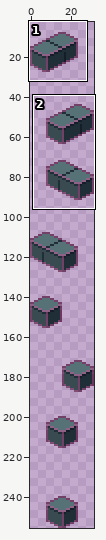
One commit to this pixel-art file: assets/img/blocks_buildings_bricks.aseprite. Above, an overview of the earlier version with the close-up marked.
Close-up. Old version:
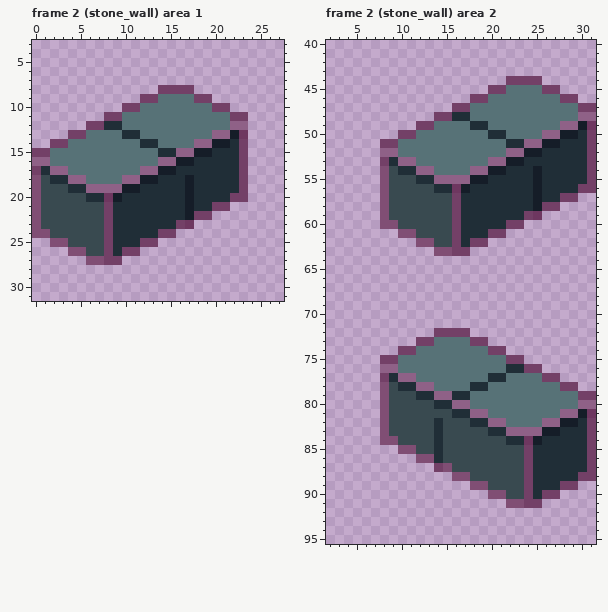
32x256 pixels, 6 frames. Shown: frame 2 (stone_wall) area 1: x 0..27, y 3..31; frame 2 (stone_wall) area 2: x 2..31, y 40..95. The wide view leaves out empty margins. The commit also changed other frames or places, which this record leaves out.
After:
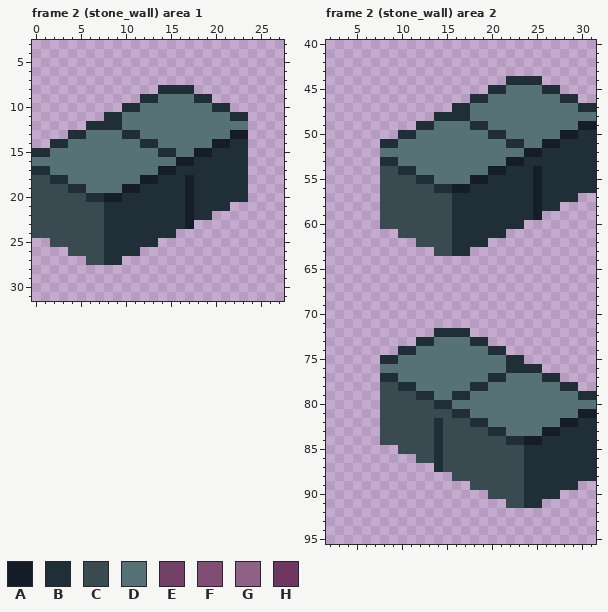
Palette (. is transparent): A #151d28  B #202e37  C #394a50  D #577277  E #734067  F #804e74  G #8f6187  H #6e3760
What changed:
layer "Helper" now hidden
--- frame 2 (stone_wall) area 1
@@ x 0..27 @@
  7 ............................
- 8 ..............EEEE..........
- 9 ............EEDDDDEE........
-10 ..........EEDDDDDDDDEE......
-11 ........EEDDDDDDDDDDDDEE....
-12 ......EEBBDDDDDDDDDDDDGG....
-13 ....EEDDDDBBDDDDDDDDGGAH....
-14 ..EEDDDDDDDDBBDDDDGGAABE....
-15 EEDDDDDDDDDDDDBBGGAABBBE....
-16 GGDDDDDDDDDDDDGGAABBBBBE....
-17 EBGGDDDDDDDDGGAABBBBBBBE....
-18 FCBBGGDDDDGGAABBBABBBBBE....
-19 FCCCBBGGGGAABBBBBABBBBBE....
-20 FCCCCCBBHABBBBBBBABBBBEE....
-21 FCCCCCCCEBBBBBBBBABBEE......
-22 FCCCCCCCEBBBBBBBBAEE........
-23 FCCCCCCCEBBBBBBBEH..........
-24 FFCCCCCCEBBBBBEE............
-25 ..FFCCCCEBBBEE..............
-26 ....FFCCEBEE................
-27 ......FFEE..................
+ 8 ..............BBBB..........
+ 9 ............BBDDDDBB........
+10 ..........BBDDDDDDDDBB......
+11 ........BBDDDDDDDDDDDDBB....
+12 ......BBBBDDDDDDDDDDDDDD....
+13 ....BBDDDDBBDDDDDDDDDDAA....
+14 ..BBDDDDDDDDBBDDDDDDAABB....
+15 BBDDDDDDDDDDDDBBDDAABBBB....
+16 DDDDDDDDDDDDDDDDAABBBBBB....
+17 BBDDDDDDDDDDDDAABBBBBBBB....
+18 CCBBDDDDDDDDAABBBABBBBBB....
+19 CCCCBBDDDDAABBBBBABBBBBB....
+20 CCCCCCBBAABBBBBBBABBBBBB....
+21 CCCCCCCCBBBBBBBBBABBBB......
+22 CCCCCCCCBBBBBBBBBABB........
+23 CCCCCCCCBBBBBBBBBA..........
+24 CCCCCCCCBBBBBBBB............
+25 ..CCCCCCBBBBBB..............
+26 ....CCCCBBBB................
+27 ......CCBB..................
 28 ............................
--- frame 2 (stone_wall) area 2
@@ x 2..31 @@
 43 ..............................
-44 ....................EEEE......
-45 ..................EEDDDDEE....
-46 ................EEDDDDDDDDEE..
-47 ..............EEDDDDDDDDDDDDEE
-48 ............EEBBDDDDDDDDDDDDGG
-49 ..........EEDDDDBBDDDDDDDDGGAH
-50 ........EEDDDDDDDDBBDDDDGGAABE
-51 ......EEDDDDDDDDDDDDBBGGAABBBE
-52 ......GGDDDDDDDDDDDDGGAABBBBBE
-53 ......EBGGDDDDDDDDGGAABBBBBBBE
-54 ......FCBBGGDDDDGGAABBBABBBBBE
-55 ......FCCCBBGGGGAABBBBBABBBBBE
-56 ......FCCCCCBBHABBBBBBBABBBBEE
-57 ......FCCCCCCCEBBBBBBBBABBEE..
-58 ......FCCCCCCCEBBBBBBBBAEE....
-59 ......FCCCCCCCEBBBBBBBEH......
-60 ......FFCCCCCCEBBBBBEE........
-61 ........FFCCCCEBBBEE..........
-62 ..........FFCCEBEE............
-63 ............FFEE..............
+44 ....................BBBB......
+45 ..................BBDDDDBB....
+46 ................BBDDDDDDDDBB..
+47 ..............BBDDDDDDDDDDDDBB
+48 ............BBBBDDDDDDDDDDDDDD
+49 ..........BBDDDDBBDDDDDDDDDDAA
+50 ........BBDDDDDDDDBBDDDDDDAABB
+51 ......BBDDDDDDDDDDDDBBDDAABBBB
+52 ......DDDDDDDDDDDDDDDDAABBBBBB
+53 ......BBDDDDDDDDDDDDAABBBBBBBB
+54 ......CCBBDDDDDDDDAABBBABBBBBB
+55 ......CCCCBBDDDDAABBBBBABBBBBB
+56 ......CCCCCCBBAABBBBBBBABBBBBB
+57 ......CCCCCCCCBBBBBBBBBABBBB..
+58 ......CCCCCCCCBBBBBBBBBABB....
+59 ......CCCCCCCCBBBBBBBBBA......
+60 ......CCCCCCCCBBBBBBBB........
+61 ........CCCCCCBBBBBB..........
+62 ..........CCCCBBBB............
+63 ............CCBB..............
 64 ..............................
@@ x 2..31 @@
 71 ..............................
-72 ............EEEE..............
-73 ..........EEDDDDEE............
-74 ........EEDDDDDDDDEE..........
-75 ......EEDDDDDDDDDDDDEE........
-76 ......GGDDDDDDDDDDDDBBEE......
-77 ......EBGGDDDDDDDDBBDDDDEE....
-78 ......FCBBGGDDDDBBDDDDDDDDEE..
-79 ......FCCCBBGGBBDDDDDDDDDDDDEE
-80 ......FCCCCCBBGGDDDDDDDDDDDDGG
-81 ......FCCCCCCCBBGGDDDDDDDDGGAH
-82 ......FCCCCCBCCCBBGGDDDDGGAABE
-83 ......FCCCCCBCCCCCBBGGGGAABBBE
-84 ......FFCCCCBCCCCCCCBBHABBBBBE
-85 ........FFCCBCCCCCCCCCEBBBBBBE
-86 ..........FFBCCCCCCCCCEBBBBBBE
-87 ............EFCCCCCCCCEBBBBBBE
-88 ..............FFCCCCCCEBBBBBEE
-89 ................FFCCCCEBBBEE..
-90 ..................FFCCEBEE....
-91 ....................FFEE......
+72 ............BBBB..............
+73 ..........BBDDDDBB............
+74 ........BBDDDDDDDDBB..........
+75 ......BBDDDDDDDDDDDDBB........
+76 ......DDDDDDDDDDDDDDBBBB......
+77 ......BBDDDDDDDDDDBBDDDDBB....
+78 ......CCBBDDDDDDBBDDDDDDDDBB..
+79 ......CCCCBBDDBBDDDDDDDDDDDDBB
+80 ......CCCCCCBBDDDDDDDDDDDDDDDD
+81 ......CCCCCCCCBBDDDDDDDDDDDDAA
+82 ......CCCCCCBCCCBBDDDDDDDDAABB
+83 ......CCCCCCBCCCCCBBDDDDAABBBB
+84 ......CCCCCCBCCCCCCCBBAABBBBBB
+85 ........CCCCBCCCCCCCCCBBBBBBBB
+86 ..........CCBCCCCCCCCCBBBBBBBB
+87 ............BCCCCCCCCCBBBBBBBB
+88 ..............CCCCCCCCBBBBBBBB
+89 ................CCCCCCBBBBBB..
+90 ..................CCCCBBBB....
+91 ....................CCBB......
 92 ..............................
